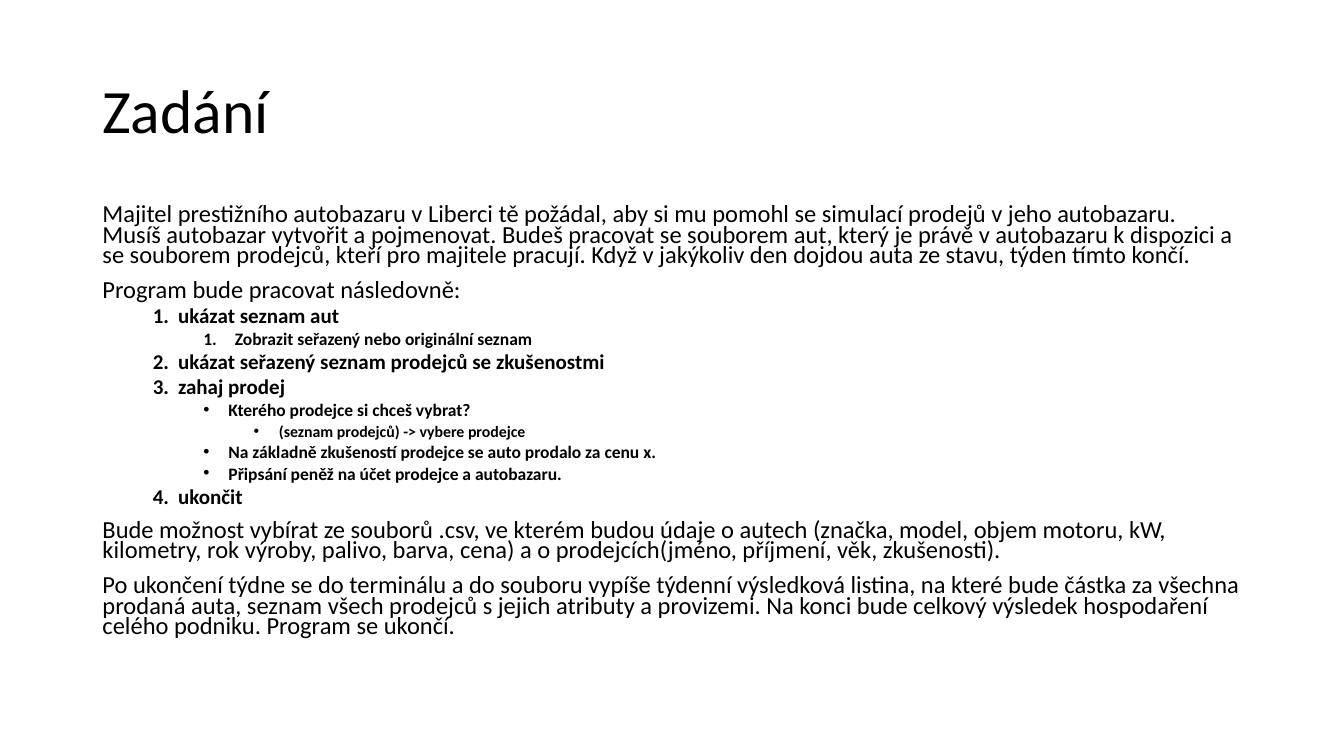
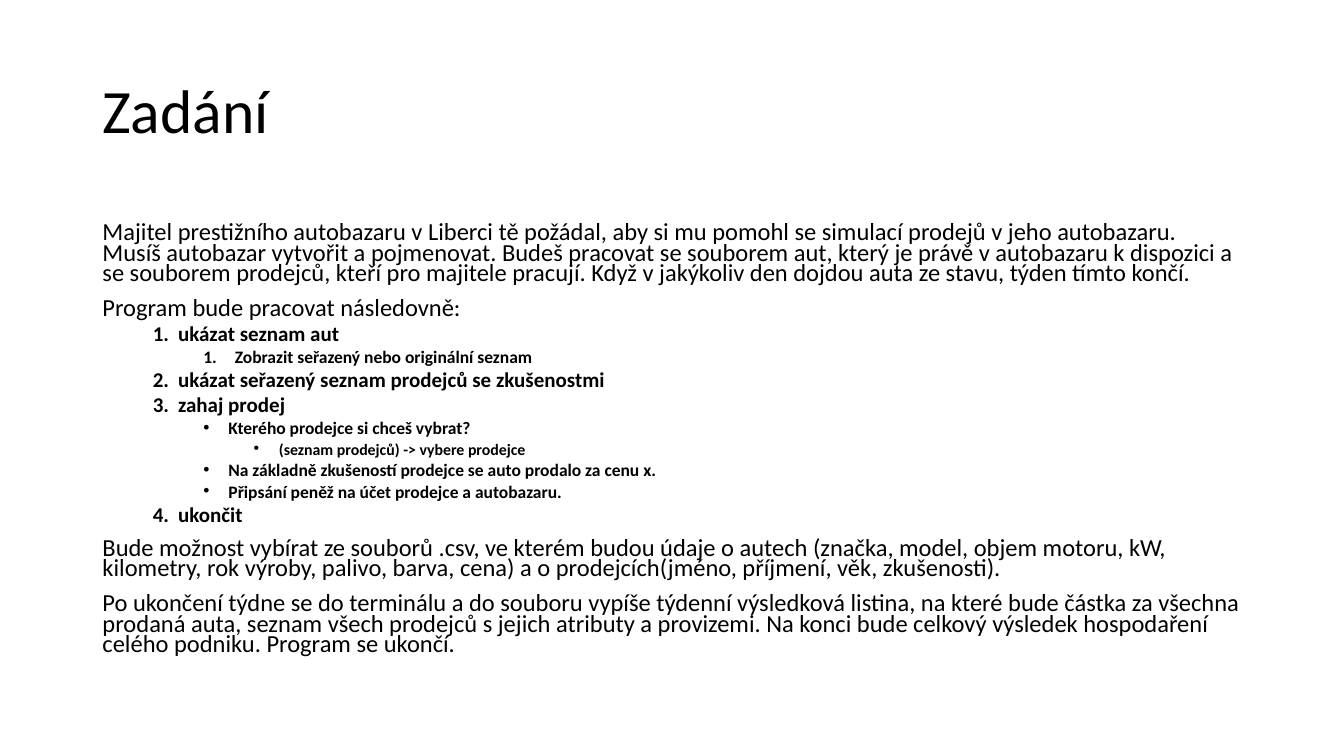
Before and after one commit to filipkralson/2122ALG2-Kral-Autobazar, a slide deck: slide 2 of stuff/Autobazar-SemestralProject.pptx. Drawn at 1344x756 pixels with LibreOffice and Linux fonts; fonts in the diff are those of the drawing. Boxes give left, top, right and bottom in pixels: in the first picture for what was removed or moved away, otherwise in the second. Text is boxed around its words. In the diff, an @@ line names an element or a change of style, - is before the commit and + after.

```diff
--- a/stuff/Autobazar-SemestralProject.pptx
+++ b/stuff/Autobazar-SemestralProject.pptx
@@ text "Majitel prestižního autobazaru v Liberci ...": place and size @@
-text "Majitel prestižního autobazaru v Liberci ..." at [102,204,1239,639]
+text "Majitel prestižního autobazaru v Liberci ..." at [102,222,1239,657]
```
Also in this commit, not shown: 12 other files.
